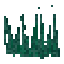
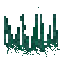
Revision of a layered 64px x 64px image; what changed, layer by layer:
painted on "Layer 1" over [6, 5, 60, 59]
